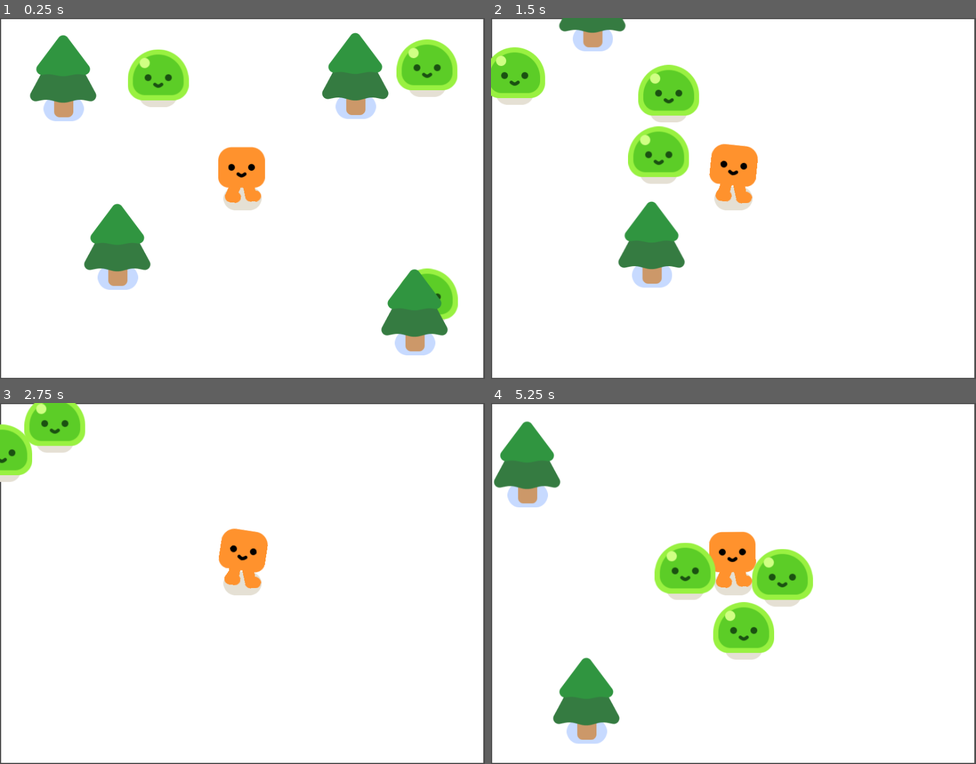
Above: before the commit, frames 1-4 (two rows, left to right).
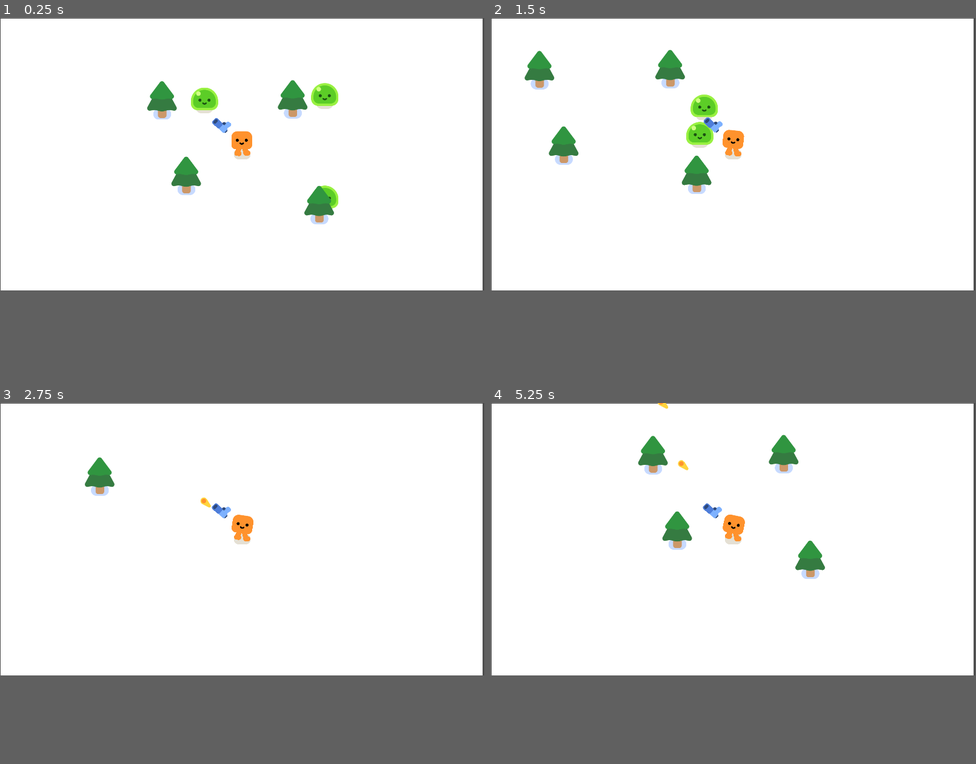
Above: after the commit, the same moments.

Repository: lenooshiro/squaresurvivors
Game: Godot game, scene res://survivors_game.tscn
Two runs of this game, one before a commit and one after it. Both use one fixed random seed, a clock stepped at 60 frames per second and the inputs below.
Inputs:
- Up to frame 1 (0.25 s): no input
- Up to frame 2 (1.5 s): hold D (move_right) 0.53-1.28 s; hold S (move_down) from 1.28 s (still down)
- Up to frame 3 (2.75 s): release S (move_down) at 2.03 s; hold D (move_right) from 2.03 s (still down)
- Up to frame 4 (5.25 s): release D (move_right) at 2.78 s; hold W (move_up) 2.78-3.53 s; hold A (move_left) 3.53-5.03 s; hold S (move_down) from 5.03 s (still down)
In our replay, the window is 800x595 before the commit and 799x449 after it. These sizes can differ from the game's own. Grey fills any space a smaller window leaves; there, only what the larger window draws over its background counts as a difference.

The runs differ from the first frame. In frame 1, 17% of the frame differs, in the area x 0-100%, y 0-100%; in frame 2, 12%; in frame 3, 5.5%; in frame 4, 13%.

Commit message:
Adding gun and bullets to player, health and damage to mobs

Diff:
--- /dev/null
+++ b/bullet.gd
@@ -0,0 +1,20 @@
+extends Area2D
+
+var travelled_distance = 0
+
+func _physics_process(delta: float) -> void:
+	const SPEED = 1000
+	const RANGE = 1200
+
+	var direction = Vector2.RIGHT.rotated(rotation)
+	position += direction * SPEED * delta
+	travelled_distance += SPEED * delta
+
+	if travelled_distance > RANGE:
+		queue_free()
+
+
+func _on_body_entered(body: Node2D) -> void:
+	queue_free()
+	if body.has_method("take_damage"):
+		body.take_damage()
--- /dev/null
+++ b/bullet.tscn
@@ -0,0 +1,22 @@
+[gd_scene load_steps=4 format=3 uid="uid://cntyog411ipfa"]
+
+[ext_resource type="Script" uid="uid://ctn57convmweb" path="res://bullet.gd" id="1_v8qja"]
+[ext_resource type="Texture2D" uid="uid://dftkbqwsfd68r" path="res://pistol/projectile.png" id="2_t4vbm"]
+
+[sub_resource type="CircleShape2D" id="CircleShape2D_2b2rl"]
+radius = 17.0
+
+[node name="Bullet" type="Area2D"]
+top_level = true
+collision_layer = 0
+collision_mask = 3
+script = ExtResource("1_v8qja")
+
+[node name="Projectile" type="Sprite2D" parent="."]
+position = Vector2(-11, -1)
+texture = ExtResource("2_t4vbm")
+
+[node name="CollisionShape2D" type="CollisionShape2D" parent="."]
+shape = SubResource("CircleShape2D_2b2rl")
+
+[connection signal="body_entered" from="." to="." method="_on_body_entered"]
--- /dev/null
+++ b/gun.gd
@@ -0,0 +1,18 @@
+extends Area2D
+
+func _physics_process(delta: float) -> void:
+	var enemies_in_range = get_overlapping_bodies()
+	if enemies_in_range.size() > 0:
+		var target_enemy = enemies_in_range.front()
+		look_at(target_enemy.global_position)
+
+func shoot():
+	const BULLET = preload("res://bullet.tscn")
+	var new_bullet = BULLET.instantiate()
+	new_bullet.global_position = %ShootingPoint.global_position
+	new_bullet.global_rotation = %ShootingPoint.global_rotation
+	%ShootingPoint.add_child(new_bullet)
+
+
+func _on_timer_timeout() -> void:
+	shoot()
--- /dev/null
+++ b/gun.tscn
@@ -0,0 +1,31 @@
+[gd_scene load_steps=4 format=3 uid="uid://bccgjrwtjdrls"]
+
+[ext_resource type="Script" uid="uid://c1sgq5nkdtpf5" path="res://gun.gd" id="1_dk5gl"]
+[ext_resource type="Texture2D" uid="uid://cswb5do8rrj7q" path="res://pistol/pistol.png" id="1_vk1bi"]
+
+[sub_resource type="CircleShape2D" id="CircleShape2D_dk5gl"]
+radius = 604.0
+
+[node name="Gun" type="Area2D"]
+collision_layer = 0
+collision_mask = 2
+script = ExtResource("1_dk5gl")
+
+[node name="CollisionShape2D" type="CollisionShape2D" parent="."]
+shape = SubResource("CircleShape2D_dk5gl")
+
+[node name="WeaponPivot" type="Marker2D" parent="."]
+
+[node name="Pistol" type="Sprite2D" parent="WeaponPivot"]
+position = Vector2(112, 2)
+texture = ExtResource("1_vk1bi")
+
+[node name="ShootingPoint" type="Marker2D" parent="WeaponPivot/Pistol"]
+unique_name_in_owner = true
+position = Vector2(26, -11)
+
+[node name="Timer" type="Timer" parent="."]
+wait_time = 0.3
+autostart = true
+
+[connection signal="timeout" from="Timer" to="." method="_on_timer_timeout"]
--- a/mob.gd
+++ b/mob.gd
@@ -1,8 +1,14 @@
 extends CharacterBody2D
 
+var health = 3
 @onready var player = get_node("/root/Game/Player")
 
 func _physics_process(delta: float) -> void:
 	var direction = global_position.direction_to(player.global_position)
 	velocity = direction * 200
 	move_and_slide()
+
+func take_damage():
+	health -= 1
+	if health == 0:
+		queue_free()
--- a/mob.tscn
+++ b/mob.tscn
@@ -7,6 +7,8 @@
 radius = 53.0
 
 [node name="Mob" type="CharacterBody2D"]
+collision_layer = 2
+collision_mask = 3
 script = ExtResource("1_nokgg")
 
 [node name="Slime" parent="." instance=ExtResource("1_dy6sc")]
--- a/player.tscn
+++ b/player.tscn
@@ -1,7 +1,8 @@
-[gd_scene load_steps=4 format=3 uid="uid://l8cqevnt6ttm"]
+[gd_scene load_steps=5 format=3 uid="uid://l8cqevnt6ttm"]
 
 [ext_resource type="PackedScene" uid="uid://pbmyh1qru7p" path="res://characters/happy_boo/happy_boo.tscn" id="1_4flbx"]
 [ext_resource type="Script" uid="uid://b5g7u0y2nwy2g" path="res://player.gd" id="1_onrkg"]
+[ext_resource type="PackedScene" uid="uid://bccgjrwtjdrls" path="res://gun.tscn" id="3_i3pqv"]
 
 [sub_resource type="CircleShape2D" id="CircleShape2D_onrkg"]
 radius = 34.41
@@ -15,3 +16,6 @@
 shape = SubResource("CircleShape2D_onrkg")
 
 [node name="Camera2D" type="Camera2D" parent="."]
+
+[node name="Gun" parent="." instance=ExtResource("3_i3pqv")]
+position = Vector2(0, -42)
--- a/project.godot
+++ b/project.godot
@@ -81,9 +81,8 @@
 
 [display]
 
-window/size/viewport_width=860
-window/size/viewport_height=640
-window/stretch/mode="viewport"
+window/size/viewport_width=1920
+window/size/viewport_height=1080
 
 [dotnet]
 
--- a/survivors_game.tscn
+++ b/survivors_game.tscn
@@ -13,8 +13,8 @@
 [node name="ColorRect" type="ColorRect" parent="CanvasLayer"]
 offset_left = 2.0
 offset_top = 2.0
-offset_right = 857.0
-offset_bottom = 638.0
+offset_right = 1913.0
+offset_bottom = 1084.0
 
 [node name="Player" parent="." instance=ExtResource("1_3cish")]
 position = Vector2(425, 329)
Not shown, added: bullet.gd.uid
Not shown, added: gun.gd.uid
